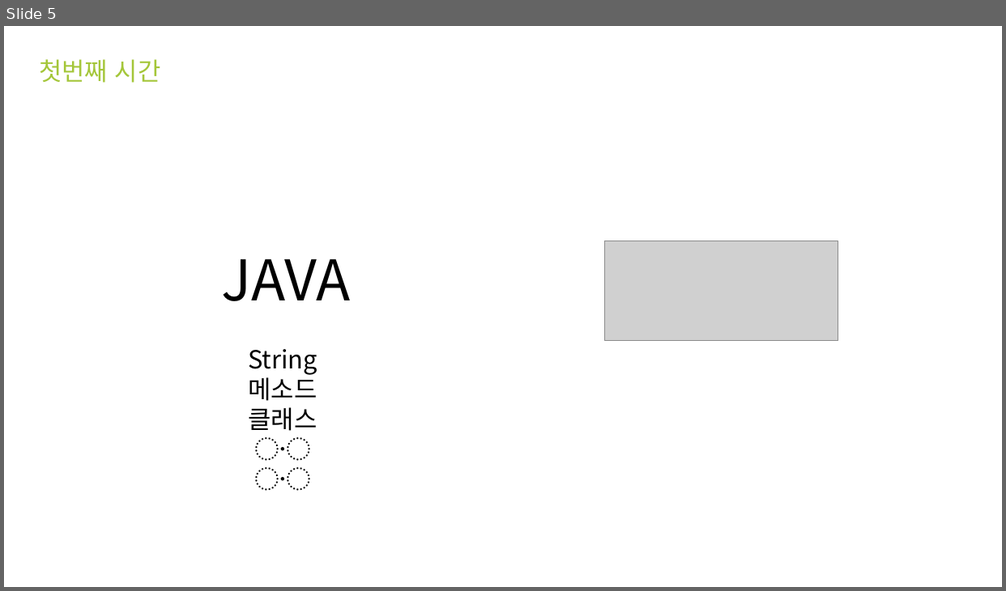
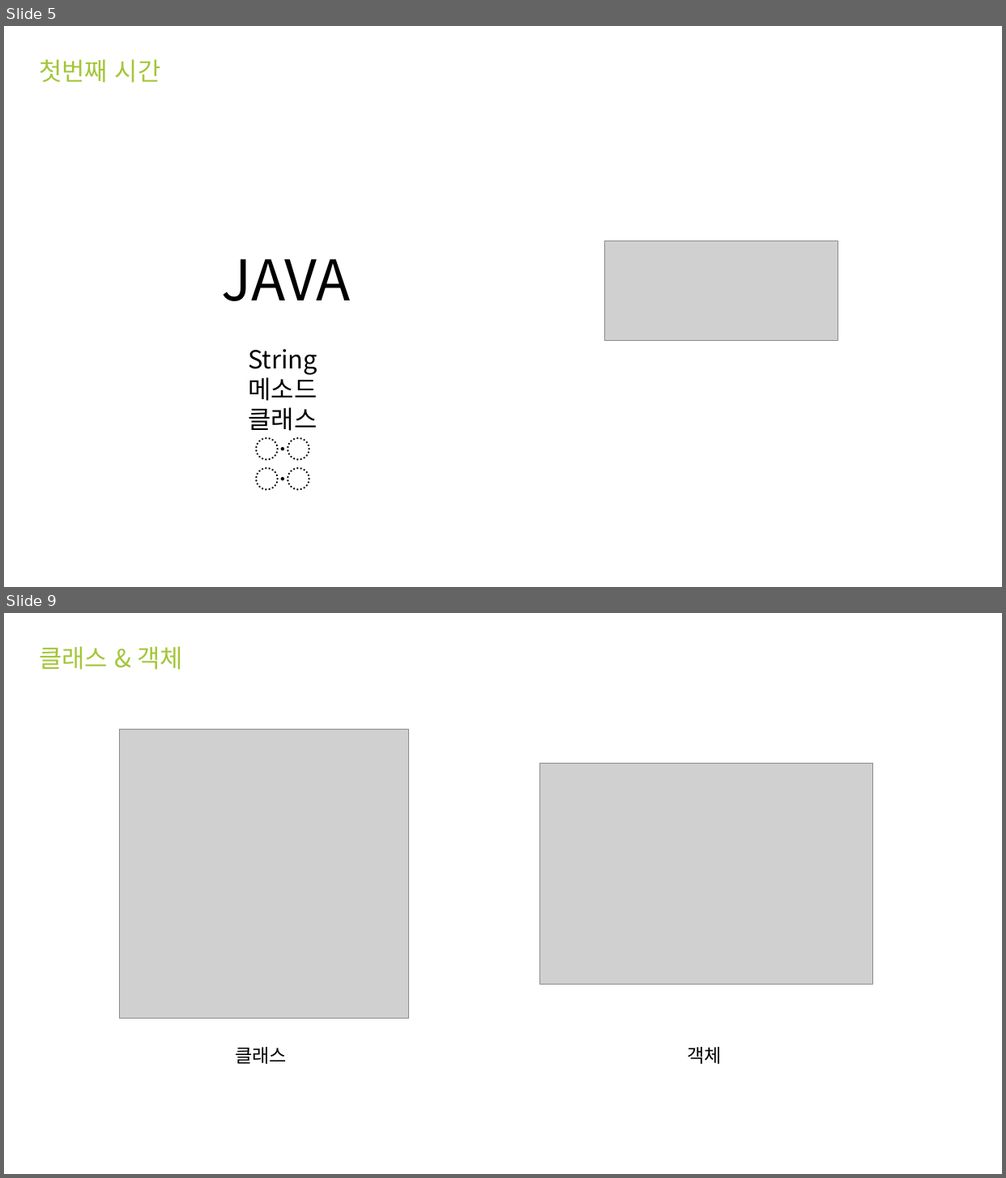
Before and after one commit to SinaGram-DSM/Tasting, a slide deck: Android/Android.pptx. Shown one above the other, each under a label of ours: slide 5 before the commit, slides 5 and 9 after it; the slides between them are not shown. The pictures are 1006x591 and 1006x1178 pixels, drawn with LibreOffice and Linux fonts; fonts in the diff are those of the drawing; grey boxes stand for pictures. Boxes give left, top, right and bottom in pixels: in the first picture for what was removed or moved away, otherwise in the second. Text is boxed around its words. In the diff, an @@ line names an element or a change of style, - is before the commit and + after.

```diff
--- a/Android/Android.pptx
+++ b/Android/Android.pptx
@@ slide 9 added at [4, 613, 1002, 1174], background #FFFFFF @@
@@ text added at [39, 646, 184, 670], 24 pt, text #A4C639 @@
+클래스 & 객체
@@ picture added at [119, 729, 408, 1018] @@
@@ picture added at [540, 763, 872, 984] @@
@@ text added at [235, 1047, 287, 1064], 18 pt, text #000000 @@
+클래스
@@ text added at [687, 1047, 722, 1064], 18 pt, text #000000 @@
+객체
```
Also in this commit, not shown: 12 other slides added, 2 slides removed.
